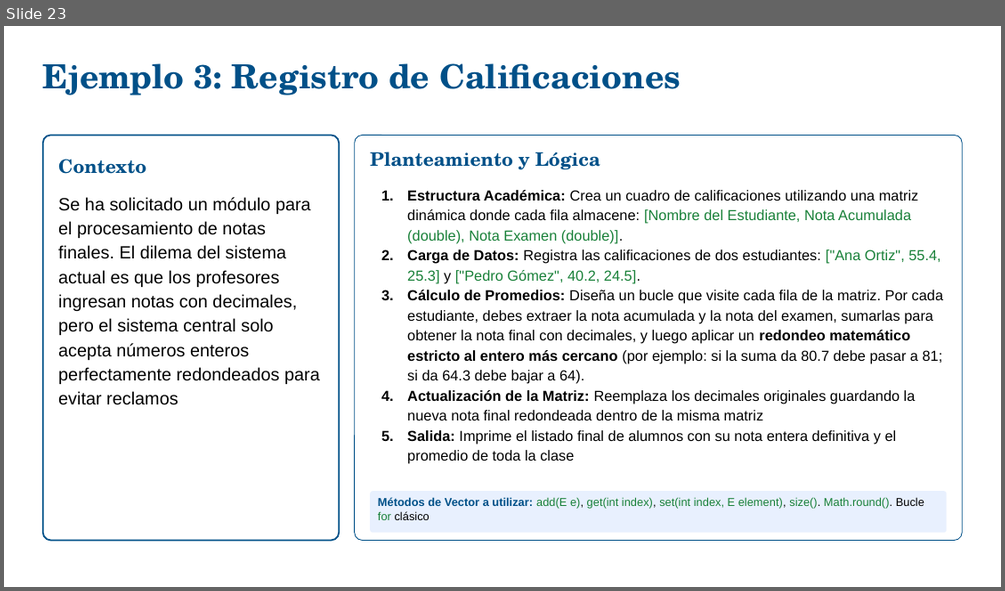
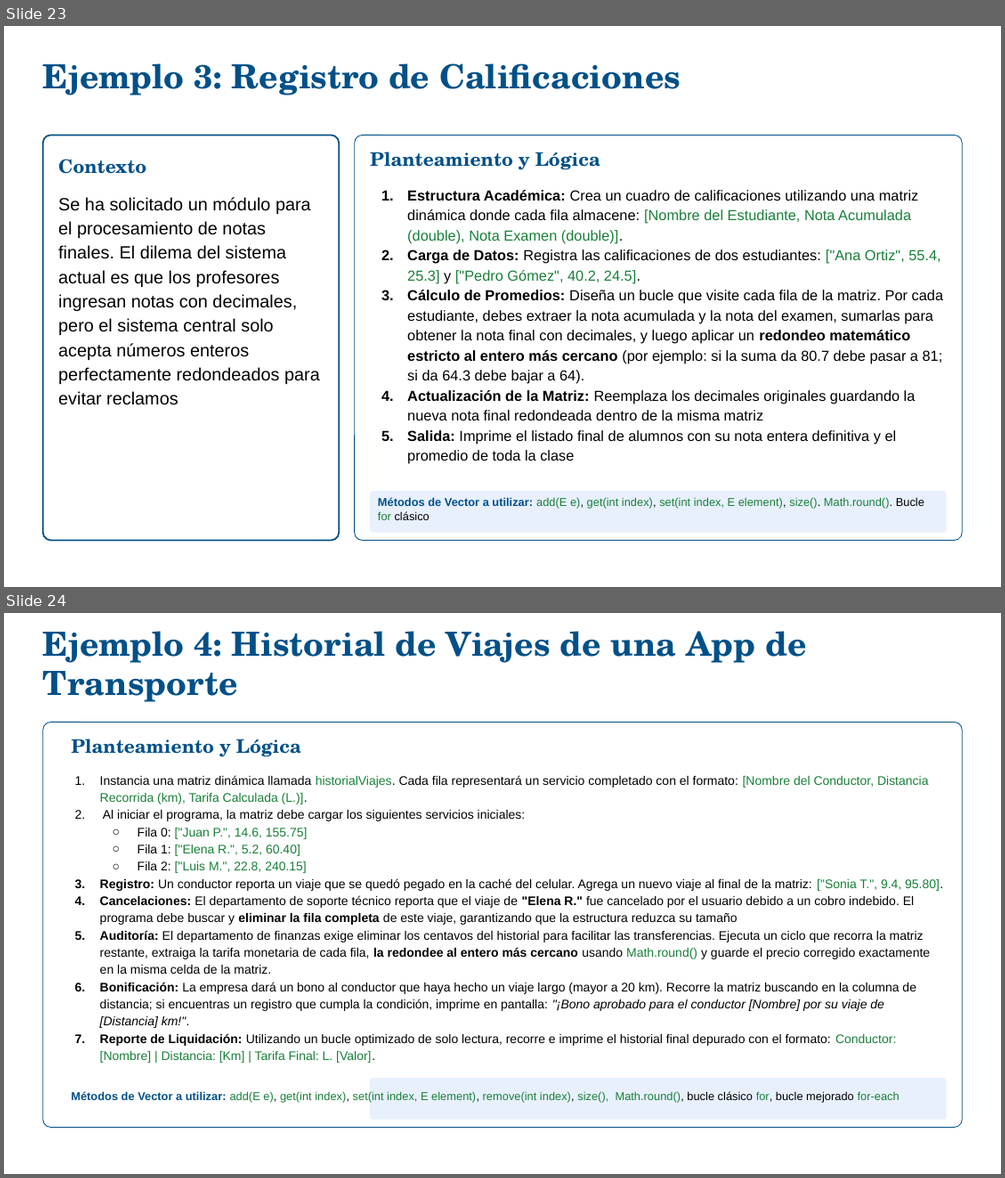
Before and after one commit to MelvinSevilla/programacionBasica, a slide deck: I UNIDAD/Presentaciones/I UNIDAD Programación Básica.pptx. Shown one above the other, each under a label of ours: slide 23 before the commit, slides 23 and 24 after it. The pictures are 1005x591 and 1005x1178 pixels, drawn with LibreOffice and Linux fonts; fonts in the diff are those of the drawing; background and template pictures are left out. Boxes give left, top, right and bottom in pixels: in the first picture for what was removed or moved away, otherwise in the second. Text is boxed around its words. In the diff, an @@ line names an element or a change of style, - is before the commit and + after.

Commit message:
diapos

```diff
--- a/I UNIDAD/Presentaciones/I UNIDAD Programación Básica.pptx
+++ b/I UNIDAD/Presentaciones/I UNIDAD Programación Básica.pptx
@@ slide 24 added at (4, 613, 1001, 1174), background picture (left out) @@
@@ rectangle added at (4, 613, 1001, 690), fill #FFFFFF at 60% opacity @@
@@ text added at (43, 631, 806, 702), 32 pt, text #005088, bold @@
+Ejemplo 4: Historial de Viajes de una App de Transporte
@@ rounded rectangle added at (43, 722, 962, 1127), fill #FFFFFF at 90% opacity, outline #005088 0.75 pt @@
@@ group added at (71, 738, 947, 1119): 3 texts, 1 rounded rectangle @@
+Planteamiento y Lógica
+1. Instancia una matriz dinámica llamada historialViajes. Cada fila representará un servicio completado con el formato: [Nombre del Conductor, Distancia Recorrida (km), Tarifa Calculada (L.)].
+2. Al iniciar el programa, la matriz debe cargar los siguientes servicios iniciales:
+  ○ Fila 0: ["Juan P.", 14.6, 155.75]
+  ○ Fila 1: ["Elena R.", 5.2, 60.40]
+  ○ Fila 2: ["Luis M.", 22.8, 240.15]
+3. Registro: Un conductor reporta un viaje que se quedó pegado en la caché del celular. Agrega un nuevo viaje al final de la matriz: ["Sonia T.", 9.4, 95.80].
+4. Cancelaciones: El departamento de soporte técnico reporta que el viaje de "Elena R." fue cancelado por el usuario debido a un cobro indebido. El programa debe buscar y eliminar la fila completa de este viaje, garantizando que la estructura reduzca su tamaño
+5. Auditoría: El departamento de finanzas exige eliminar los centavos del historial para facilitar las transferencias. Ejecuta un ciclo que recorra la matriz restante, extraiga la tarifa monetaria de cada fila, la redondee al entero más cercano usando Math.round() y guarde el precio corregido exactamente en la misma celda de la matriz.
+6. Bonificación: La empresa dará un bono al conductor que haya hecho un viaje largo (mayor a 20 km). Recorre la matriz buscando en la columna de distancia; si encuentras un registro que cumpla la condición, imprime en pantalla: "¡Bono aprobado para el conductor [Nombre] por su viaje de [Distancia] km!".
+7. Reporte de Liquidación: Utilizando un bucle optimizado de solo lectura, recorre e imprime el historial final depurado con el formato: Conductor: [Nombre] | Distancia: [Km] | Tarifa Final: L. [Valor].
+Métodos de Vector a utilizar: add(E e), get(int index), set(int index, E element), remove(int index), size(), Math.round(), bucle clásico for, bucle mejorado for-each
```
